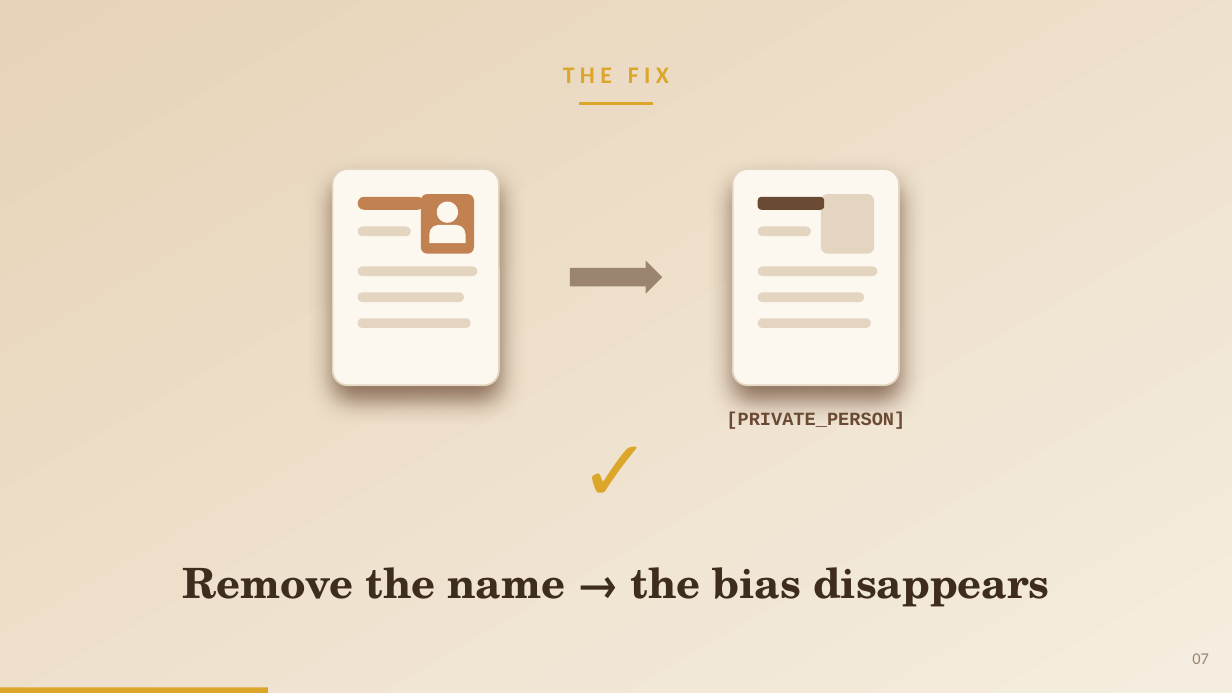
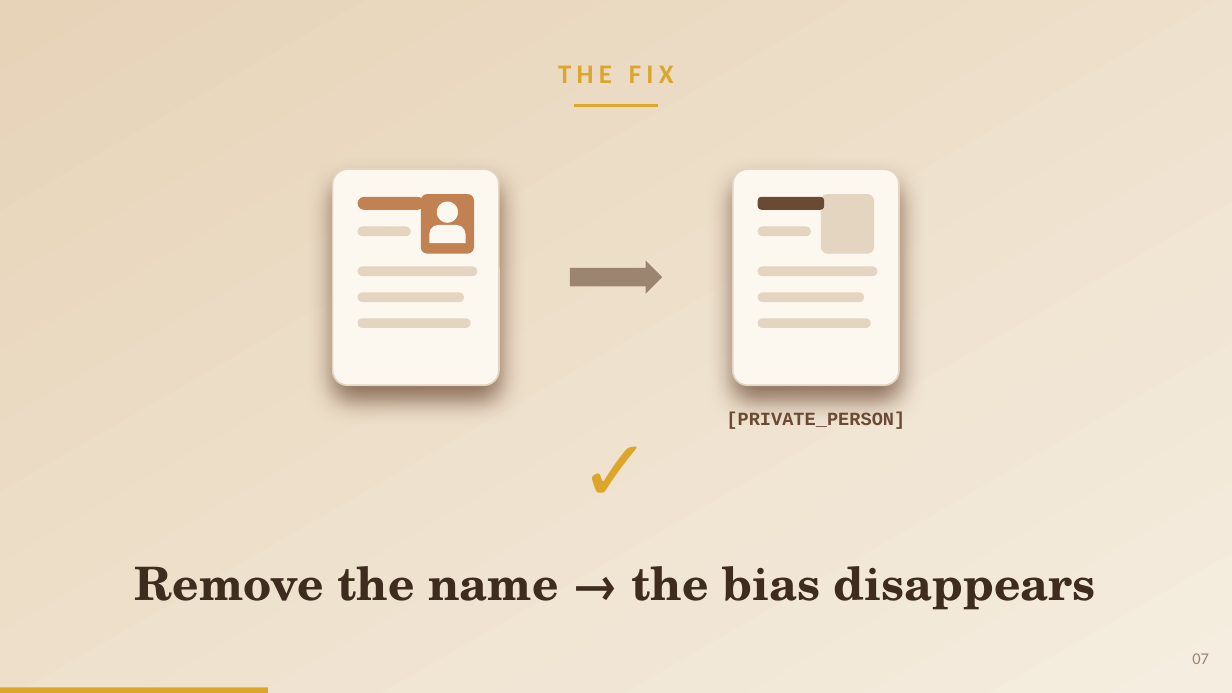
Before and after one commit to pwagle16/visual_communication, a slide deck: slide 7 of presentation/gender_bias_llm_hiring.pptx. Drawn at 1232x693 pixels with LibreOffice and Linux fonts; fonts in the diff are those of the drawing. Boxes give left, top, right and bottom in pixels: in the first picture for what was removed or moved away, otherwise in the second. Text is boxed around its words. In the diff, an @@ line names an element or a change of style, - is before the commit and + after.

```diff
--- a/presentation/gender_bias_llm_hiring.pptx
+++ b/presentation/gender_bias_llm_hiring.pptx
@@ text "THE FIX" at [558, 65, 674, 83]: size 18.6 to 20.9 pt @@
@@ elbow line moved from (579, 104) - (653, 104) to (575, 105) - (658, 105) @@
@@ elbow line (575, 105) - (658, 105): stroke #DCA62A 2.4 pt to #DCA62A 2.6 pt @@
@@ text "Remove the name → the ..." at [134, 566, 1096, 610]: size 32.5 to 36 pt @@
```
Also in this commit, not shown: 9 other slides changed.
